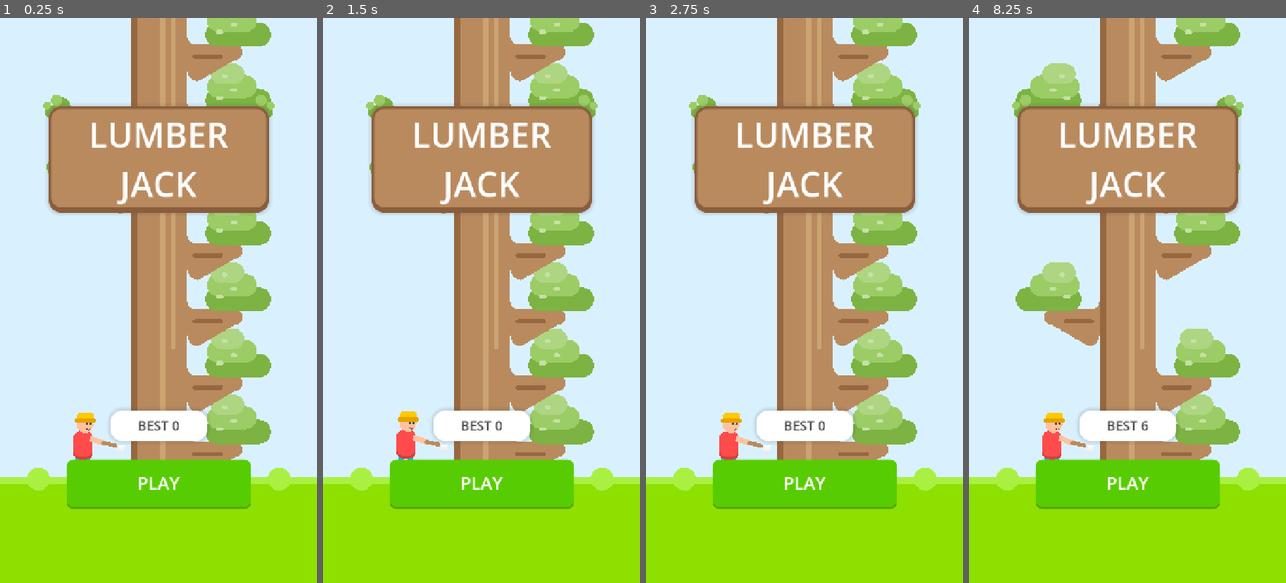
Above: before the commit, frames 1-4 (left to right).
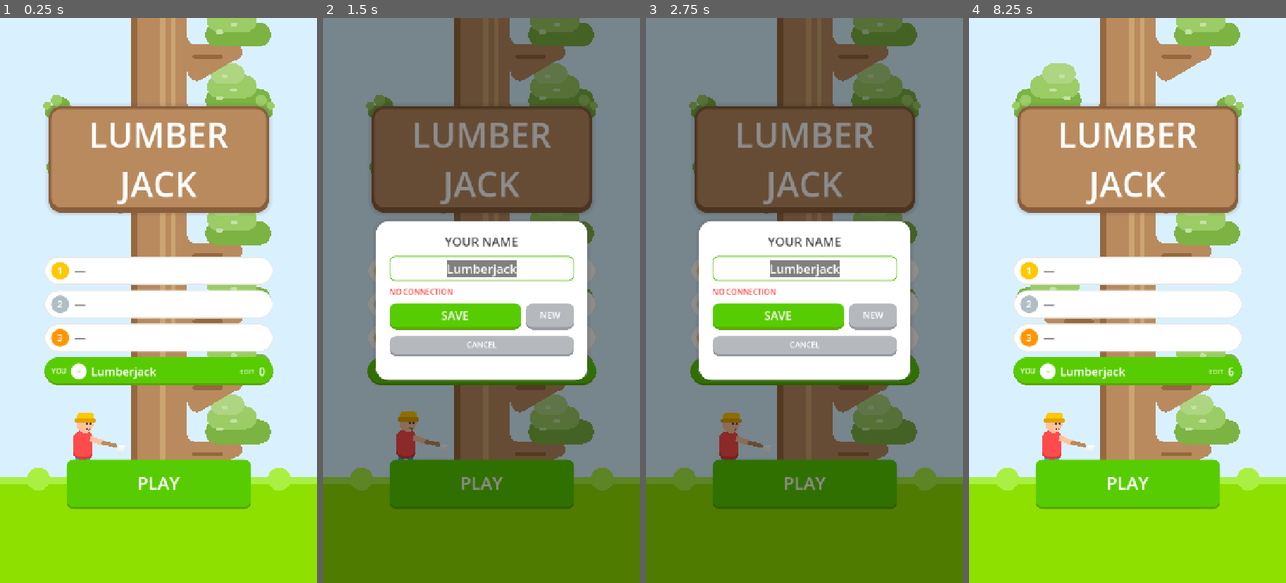
Above: after the commit, the same moments.

Repository: spr021/lumber-jack
Game: Godot game, scene res://scenes/menu.tscn
Two runs of this game, one before a commit and one after it. Both use one fixed random seed, a clock stepped at 60 frames per second and the inputs below.
Inputs (mouse positions are in pixels of both pictures, inside the frame that each line leads up to):
- Up to frame 1 (0.25 s): no input
- Up to frame 2 (1.5 s): click (481, 368) at 0.52 s; click (456, 300) at 1.25 s, where only the run after the commit has a clickable "SAVE"
- Up to frame 3 (2.75 s): click (779, 317) at 2 s, where only the run after the commit has a clickable "SAVE"
- Up to frame 4 (8.25 s): click (1127, 345) at 2.75 s, where only the run after the commit has a clickable "CANCEL"; click "PLAY" at 3.5 s; tap Enter (ui_accept) at 4.25, 4.52, 5.27, 6.77, 7.25, 7.52 s; move the mouse to (1197, 272) at 4.27 s; hold Right (ui_right) 4.28-5.03 s; click (1197, 272) at 4.42 s; move the mouse to (1064, 328) at 5.02 s; hold Left (ui_left) 5.03-5.78 s; click (1064, 328) at 5.17 s; move the mouse to (1159, 176) at 5.77 s; hold Right (ui_right) 5.78-7.28 s; click (1159, 176) at 5.92 s; move the mouse to (1111, 413) at 6.52 s; click (1111, 413) at 6.67 s; move the mouse to (1222, 385) at 7.27 s; hold Left (ui_left) 7.28-8 s; click (1222, 385) at 7.42 s; click "MENU" at 8 s

The runs differ from the first frame. In frame 1, 15% of the frame differs, in the area x 14-87%, y 42-75%; in frame 2, 100%, in the area x 0-100%, y 0-100%; in frame 3, 100%; in frame 4, 15%.

Commit message:
feat: online leaderboard via Supabase — device identity, top-3 pills on menu, unique auto-assigned names

Diff:
--- a/project.godot
+++ b/project.godot
@@ -15,6 +15,10 @@
 config/features=PackedStringArray("4.4", "Mobile")
 config/icon="res://icon.png"
 
+[autoload]
+
+Scores="*res://scripts/scores_api.gd"
+
 [display]
 
 window/size/viewport_width=720
@@ -29,5 +33,5 @@
 [rendering]
 
 renderer/rendering_method="mobile"
+textures/vram_compression/import_etc2_astc=true
 renderer/rendering_method.android="gl_compatibility"
-textures/vram_compression/import_etc2_astc=true
--- a/scenes/menu.tscn
+++ b/scenes/menu.tscn
@@ -1,14 +1,6 @@
-[gd_scene load_steps=8 format=3]
+[gd_scene load_steps=7 format=3 uid="uid://c5kott351hbex"]
 
-[ext_resource type="Script" path="res://scripts/menu.gd" id="1_menu"]
-
-[sub_resource type="LabelSettings" id="LabelSettings_title"]
-font_size = 78
-font_color = Color(1, 1, 1, 1)
-
-[sub_resource type="LabelSettings" id="LabelSettings_best"]
-font_size = 30
-font_color = Color(0.294, 0.294, 0.294, 1)
+[ext_resource type="Script" uid="uid://bjegehg8sn7ek" path="res://scripts/menu.gd" id="1_menu"]
 
 [sub_resource type="StyleBoxFlat" id="StyleBox_sign"]
 bg_color = Color(0.725, 0.541, 0.369, 1)
@@ -24,23 +16,19 @@
 shadow_color = Color(0.294, 0.294, 0.294, 0.18)
 shadow_size = 10
 
-[sub_resource type="StyleBoxFlat" id="StyleBox_card"]
-bg_color = Color(1, 1, 1, 1)
-corner_radius_top_left = 28
-corner_radius_top_right = 28
-corner_radius_bottom_right = 28
-corner_radius_bottom_left = 28
-shadow_color = Color(0.294, 0.294, 0.294, 0.18)
-shadow_size = 10
+[sub_resource type="LabelSettings" id="LabelSettings_title"]
+font_size = 78
+
+[sub_resource type="StyleBoxEmpty" id="StyleBox_focus"]
 
 [sub_resource type="StyleBoxFlat" id="StyleBox_btn"]
 bg_color = Color(0.345, 0.8, 0.008, 1)
+border_width_bottom = 6
+border_color = Color(0.345, 0.655, 0, 1)
 corner_radius_top_left = 16
 corner_radius_top_right = 16
 corner_radius_bottom_right = 16
 corner_radius_bottom_left = 16
-border_width_bottom = 6
-border_color = Color(0.345, 0.655, 0, 1)
 
 [sub_resource type="StyleBoxFlat" id="StyleBox_btn_pressed"]
 bg_color = Color(0.345, 0.655, 0, 1)
@@ -49,14 +37,13 @@
 corner_radius_bottom_right = 16
 corner_radius_bottom_left = 16
 
-[sub_resource type="StyleBoxEmpty" id="StyleBox_focus"]
-
 [node name="Menu" type="Node2D"]
 script = ExtResource("1_menu")
 
 [node name="UI" type="CanvasLayer" parent="."]
 
 [node name="TitleCard" type="Panel" parent="UI"]
+anchors_preset = 5
 anchor_left = 0.5
 anchor_right = 0.5
 offset_left = -250.0
@@ -67,41 +54,19 @@
 theme_override_styles/panel = SubResource("StyleBox_sign")
 
 [node name="Title" type="Label" parent="UI/TitleCard"]
-anchors_preset = 15
+layout_mode = 0
 anchor_right = 1.0
 anchor_bottom = 1.0
 grow_horizontal = 2
 grow_vertical = 2
-label_settings = SubResource("LabelSettings_title")
 text = "LUMBER
 JACK"
-horizontal_alignment = 1
-vertical_alignment = 1
-
-[node name="BestPanel" type="Panel" parent="UI"]
-anchor_left = 0.5
-anchor_top = 1.0
-anchor_right = 0.5
-anchor_bottom = 1.0
-offset_left = -110.0
-offset_top = -392.0
-offset_right = 110.0
-offset_bottom = -322.0
-mouse_filter = 2
-theme_override_styles/panel = SubResource("StyleBox_card")
-
-[node name="BestLabel" type="Label" parent="UI/BestPanel"]
-anchors_preset = 15
-anchor_right = 1.0
-anchor_bottom = 1.0
-grow_horizontal = 2
-grow_vertical = 2
-label_settings = SubResource("LabelSettings_best")
-text = "BEST 0"
+label_settings = SubResource("LabelSettings_title")
 horizontal_alignment = 1
 vertical_alignment = 1
 
 [node name="PlayButton" type="Button" parent="UI"]
+anchors_preset = 7
 anchor_left = 0.5
 anchor_top = 1.0
 anchor_right = 0.5
@@ -113,8 +78,8 @@
 theme_override_colors/font_color = Color(1, 1, 1, 1)
 theme_override_colors/font_pressed_color = Color(1, 1, 1, 1)
 theme_override_font_sizes/font_size = 40
-theme_override_styles/normal = SubResource("StyleBox_btn")
+theme_override_styles/focus = SubResource("StyleBox_focus")
 theme_override_styles/hover = SubResource("StyleBox_btn")
 theme_override_styles/pressed = SubResource("StyleBox_btn_pressed")
-theme_override_styles/focus = SubResource("StyleBox_focus")
+theme_override_styles/normal = SubResource("StyleBox_btn")
 text = "PLAY"
--- a/scripts/main.gd
+++ b/scripts/main.gd
@@ -269,6 +269,11 @@
 	if score > best:
 		best = score
 		_save_best(best)
+	# Upload the run to the online leaderboard. Guarded: the headless rules
+	# test runs without the autoload present.
+	var scores := get_node_or_null("/root/Scores")
+	if scores:
+		scores.submit(score)
 
 
 func _show_game_over() -> void:
--- a/scripts/menu.gd
+++ b/scripts/menu.gd
@@ -8,13 +8,27 @@
 ## The game starts only through the PLAY button.
 
 const G := preload("res://scripts/main.gd")
+const S := preload("res://scripts/scores_api.gd")
+
+# --- online leaderboard (all UI built in code, see bottom section) ---
+var scores_api: Node = null
+var board_top: Array = []
+var board_me: Dictionary = {}
+var board_group: Control
+var top_name_labels: Array[Label] = []
+var top_score_labels: Array[Label] = []
+var me_rank_label: Label
+var me_name_label: Label
+var me_score_label: Label
+var name_dialog: Control
+var name_edit: LineEdit
+var name_hint: Label
 
 var best := 0
 var elapsed := 0.0
 var segments: Array = []
 
 @onready var title_card: Panel = $UI/TitleCard
-@onready var best_label: Label = $UI/BestPanel/BestLabel
 @onready var play_button: Button = $UI/PlayButton
 
 
@@ -22,9 +36,9 @@
 	# Harness first: it seeds the RNG that _build_tree consumes.
 	_setup_debug_harness()
 	best = _load_best()
-	best_label.text = "BEST %d" % best
 	play_button.pressed.connect(_on_play_pressed)
 	_build_tree()
+	_setup_leaderboard()
 
 
 func _build_tree() -> void:
@@ -268,3 +282,358 @@
 			var a: float = arc[1] + (arc[2] - arc[1]) * i / seg
 			pts.append(arc[0] + Vector2.from_angle(a) * r)
 	return pts
+
+
+# ------------------------------------------------------------- leaderboard ---
+# Top-3 card between the title sign and BEST, plus a tappable "YOU" row that
+# opens the rename dialog. The Scores autoload handles device identity and
+# all HTTP; this section is display only.
+
+func _setup_leaderboard() -> void:
+	scores_api = get_node_or_null("/root/Scores")
+	_build_board()
+	_build_name_dialog()
+	if scores_api:
+		scores_api.leaderboard_loaded.connect(_on_leaderboard_loaded)
+		_refresh_board()
+		scores_api.retry_pending()
+		scores_api.fetch_leaderboard()
+
+
+func _on_leaderboard_loaded(ok: bool, data: Dictionary) -> void:
+	if not ok:
+		return  # keep whatever is on screen; offline shows placeholders
+	board_top = data.get("top", [])
+	var me: Variant = data.get("me")
+	board_me = me if me is Dictionary else {}
+	_refresh_board()
+
+
+func _build_board() -> void:
+	# No enclosing card: a floating header, three slim white pills for the
+	# top 3 and a green pill for this device, all hovering over the world.
+	# Bottom sits above the lumberjack so he stays fully visible on the grass.
+	board_group = Control.new()
+	board_group.anchor_left = 0.5
+	board_group.anchor_right = 0.5
+	board_group.anchor_top = 1.0
+	board_group.anchor_bottom = 1.0
+	board_group.offset_left = -260.0
+	board_group.offset_top = -768.0
+	board_group.offset_right = 260.0
+	board_group.offset_bottom = -420.0
+	board_group.mouse_filter = Control.MOUSE_FILTER_IGNORE
+	$UI.add_child(board_group)
+
+	var rows := VBoxContainer.new()
+	rows.set_anchors_preset(Control.PRESET_FULL_RECT)
+	rows.alignment = BoxContainer.ALIGNMENT_CENTER
+	rows.add_theme_constant_override("separation", 12)
+	rows.mouse_filter = Control.MOUSE_FILTER_IGNORE
+	board_group.add_child(rows)
+
+	for i in 3:
+		rows.add_child(_top_pill(i))
+
+	rows.add_child(_you_pill())
+
+
+func _top_pill(place: int) -> Panel:
+	var pill := Panel.new()
+	pill.custom_minimum_size = Vector2(0.0, 64.0)
+	pill.mouse_filter = Control.MOUSE_FILTER_IGNORE
+	pill.add_theme_stylebox_override("panel", _pill_style())
+
+	var row := HBoxContainer.new()
+	row.set_anchors_preset(Control.PRESET_FULL_RECT)
+	row.offset_left = 16.0
+	row.offset_right = -18.0
+	row.add_theme_constant_override("separation", 12)
+	row.mouse_filter = Control.MOUSE_FILTER_IGNORE
+	pill.add_child(row)
+
+	var medal := Panel.new()
+	medal.custom_minimum_size = Vector2(40.0, 40.0)
+	medal.size_flags_vertical = Control.SIZE_SHRINK_CENTER
+	medal.mouse_filter = Control.MOUSE_FILTER_IGNORE
+	var medal_style := StyleBoxFlat.new()
+	medal_style.bg_color = _medal_color(place)
+	medal_style.set_corner_radius_all(20.0)
+	medal.add_theme_stylebox_override("panel", medal_style)
+	row.add_child(medal)
+
+	var number := _board_label(str(place + 1), 22, Color.WHITE)
+	number.horizontal_alignment = HORIZONTAL_ALIGNMENT_CENTER
+	medal.add_child(number)
+	number.set_anchors_preset(Control.PRESET_FULL_RECT)
+
+	var name_label := _board_label("—", 26, G.UI_TEXT)
+	name_label.size_flags_horizontal = Control.SIZE_EXPAND_FILL
+	name_label.clip_text = true
+	row.add_child(name_label)
+
+	var score_label := _board_label("", 26, G.UI_GREY_D)
+	score_label.horizontal_alignment = HORIZONTAL_ALIGNMENT_RIGHT
+	row.add_child(score_label)
+
+	top_name_labels.append(name_label)
+	top_score_labels.append(score_label)
+	return pill
+
+
+func _you_pill() -> Button:
+	var pill := Button.new()
+	pill.custom_minimum_size = Vector2(0.0, 64.0)
+	pill.focus_mode = Control.FOCUS_NONE
+	pill.mouse_filter = Control.MOUSE_FILTER_STOP
+	pill.pressed.connect(_open_name_dialog)
+	pill.add_theme_stylebox_override("normal", _you_style())
+	pill.add_theme_stylebox_override("hover", _you_style())
+	pill.add_theme_stylebox_override("focus", StyleBoxEmpty.new())
+	var pressed := _you_style()
+	pressed.bg_color = G.BAR_GREEN_D
+	pill.add_theme_stylebox_override("pressed", pressed)
+
+	var row := HBoxContainer.new()
+	row.add_theme_constant_override("separation", 10)
+	row.mouse_filter = Control.MOUSE_FILTER_IGNORE
+	pill.add_child(row)
+	# A Button doesn't lay out its children: pin the row to the button rect.
+	row.set_anchors_preset(Control.PRESET_FULL_RECT)
+	row.offset_left = 16.0
+	row.offset_right = -18.0
+
+	row.add_child(_board_label("YOU", 16, Color(1.0, 1.0, 1.0, 0.9)))
+
+	var circle := Panel.new()
+	circle.custom_minimum_size = Vector2(36.0, 36.0)
+	circle.size_flags_vertical = Control.SIZE_SHRINK_CENTER
+	circle.mouse_filter = Control.MOUSE_FILTER_IGNORE
+	var circle_style := StyleBoxFlat.new()
+	circle_style.bg_color = Color.WHITE
+	circle_style.set_corner_radius_all(18.0)
+	circle.add_theme_stylebox_override("panel", circle_style)
+	row.add_child(circle)
+
+	me_rank_label = _board_label("–", 20, G.BAR_GREEN)
+	me_rank_label.horizontal_alignment = HORIZONTAL_ALIGNMENT_CENTER
+	circle.add_child(me_rank_label)
+	me_rank_label.set_anchors_preset(Control.PRESET_FULL_RECT)
+
+	me_name_label = _board_label("—", 26, Color.WHITE)
+	me_name_label.size_flags_horizontal = Control.SIZE_EXPAND_FILL
+	me_name_label.clip_text = true
+	row.add_child(me_name_label)
+
+	row.add_child(_board_label("EDIT", 15, Color(1.0, 1.0, 1.0, 0.75)))
+
+	me_score_label = _board_label("", 26, Color.WHITE)
+	me_score_label.horizontal_alignment = HORIZONTAL_ALIGNMENT_RIGHT
+	row.add_child(me_score_label)
+	return pill
+
+
+func _build_name_dialog() -> void:
+	name_dialog = Control.new()
+	name_dialog.set_anchors_preset(Control.PRESET_FULL_RECT)
+	name_dialog.visible = false
+	$UI.add_child(name_dialog)
+
+	var dim := ColorRect.new()
+	dim.color = Color(0.0, 0.0, 0.0, 0.45)
+	dim.set_anchors_preset(Control.PRESET_FULL_RECT)
+	dim.mouse_filter = Control.MOUSE_FILTER_STOP
+	name_dialog.add_child(dim)
+
+	var card := Panel.new()
+	card.anchor_left = 0.5
+	card.anchor_right = 0.5
+	card.anchor_top = 0.5
+	card.anchor_bottom = 0.5
+	card.offset_left = -240.0
+	card.offset_top = -180.0
+	card.offset_right = 240.0
+	card.offset_bottom = 180.0
+	card.add_theme_stylebox_override("panel", _card_style())
+	name_dialog.add_child(card)
+
+	var box := VBoxContainer.new()
+	box.set_anchors_preset(Control.PRESET_FULL_RECT)
+	box.offset_left = 30.0
+	box.offset_top = 26.0
+	box.offset_right = -30.0
+	box.offset_bottom = -26.0
+	box.add_theme_constant_override("separation", 14)
+	card.add_child(box)
+
+	var title := _board_label("YOUR NAME", 28, G.UI_TEXT)
+	title.horizontal_alignment = HORIZONTAL_ALIGNMENT_CENTER
+	box.add_child(title)
+
+	name_edit = LineEdit.new()
+	name_edit.max_length = S.NAME_MAX
+	name_edit.alignment = HORIZONTAL_ALIGNMENT_CENTER
+	name_edit.placeholder_text = S.DEFAULT_NAME
+	name_edit.custom_minimum_size = Vector2(0.0, 56.0)
+	name_edit.add_theme_font_size_override("font_size", 28)
+	name_edit.add_theme_stylebox_override("normal", _edit_style(false))
+	name_edit.add_theme_stylebox_override("focus", _edit_style(true))
+	name_edit.text_submitted.connect(func(_text: String) -> void: _on_name_save())
+	box.add_child(name_edit)
+
+	name_hint = _board_label("", 17, G.BAR_RED)
+	name_hint.size_flags_horizontal = Control.SIZE_EXPAND_FILL
+	box.add_child(name_hint)
+
+	var buttons := HBoxContainer.new()
+	buttons.add_theme_constant_override("separation", 10)
+	var save := _dialog_button("SAVE", 26, 60.0, true, _on_name_save)
+	save.size_flags_horizontal = Control.SIZE_EXPAND_FILL
+	buttons.add_child(save)
+	var reroll := _dialog_button("NEW", 20, 60.0, false, _on_name_reroll)
+	reroll.custom_minimum_size = Vector2(110.0, 60.0)
+	buttons.add_child(reroll)
+	box.add_child(buttons)
+
+	box.add_child(_dialog_button("CANCEL", 18, 46.0, false, func() -> void:
+		name_dialog.visible = false))
+
+
+func _dialog_button(text: String, font_size: int, height: float, primary: bool,
+		handler: Callable) -> Button:
+	var button := Button.new()
+	button.text = text
+	button.custom_minimum_size = Vector2(0.0, height)
+	button.focus_mode = Control.FOCUS_NONE
+	button.add_theme_font_size_override("font_size", font_size)
+	button.add_theme_color_override("font_color", Color.WHITE)
+	button.add_theme_color_override("font_pressed_color", Color.WHITE)
+	button.add_theme_color_override("font_hover_color", Color.WHITE)
+	if primary:
+		button.add_theme_stylebox_override("normal", _fill_style(G.BAR_GREEN, G.BAR_GREEN_D))
+		button.add_theme_stylebox_override("hover", _fill_style(G.BAR_GREEN, G.BAR_GREEN_D))
+		button.add_theme_stylebox_override("pressed", _fill_style(G.BAR_GREEN_D, G.BAR_GREEN_D))
+	else:
+		button.add_theme_stylebox_override("normal", _fill_style(G.UI_GREY, G.UI_GREY_D))
+		button.add_theme_stylebox_override("hover", _fill_style(G.UI_GREY, G.UI_GREY_D))
+		button.add_theme_stylebox_override("pressed", _fill_style(G.UI_GREY_D, G.UI_GREY_D))
+	button.add_theme_stylebox_override("focus", StyleBoxEmpty.new())
+	button.pressed.connect(handler)
+	return button
+
+
+func _open_name_dialog() -> void:
+	if scores_api:
+		name_edit.text = scores_api.player_name
+	name_hint.visible = false
+	name_dialog.visible = true
+	name_edit.grab_focus()
+	name_edit.select_all()
+
+
+func _on_name_save() -> void:
+	if scores_api == null:
+		name_dialog.visible = false
+		return
+	name_hint.visible = false
+	var status: String = await scores_api.update_name(name_edit.text)
+	match status:
+		"ok":
+			name_dialog.visible = false
+			_refresh_board()
+			scores_api.fetch_leaderboard()
+		"taken":
+			name_hint.text = "NAME TAKEN — TRY ANOTHER"
+			name_hint.visible = true
+		_:
+			name_hint.text = "NO CONNECTION"
+			name_hint.visible = true
+
+
+func _on_name_reroll() -> void:
+	if scores_api == null:
+		return
+	var suggested: String = await scores_api.suggest_name()
+	if suggested != "":
+		name_edit.text = suggested
+
+
+func _refresh_board() -> void:
+	for i in top_name_labels.size():
+		if i < board_top.size() and board_top[i] is Dictionary:
+			var entry: Dictionary = board_top[i]
+			top_name_labels[i].text = str(entry.get("name", "—"))
+			top_score_labels[i].text = str(int(entry.get("score", 0)))
+		else:
+			top_name_labels[i].text = "—"
+			top_score_labels[i].text = ""
+	var display_name: String = scores_api.player_name if scores_api else S.DEFAULT_NAME
+	me_name_label.text = display_name
+	# score/rank are null until this device's first submitted run
+	var me_rank: Variant = board_me.get("rank")
+	var me_score: Variant = board_me.get("score")
+	me_rank_label.text = str(int(me_rank)) if me_rank != null else "–"
+	me_score_label.text = str(int(me_score)) if me_score != null else str(best)
+
+
+func _board_label(text: String, font_size: int, color: Color) -> Label:
+	var label := Label.new()
+	label.text = text
+	label.mouse_filter = Control.MOUSE_FILTER_IGNORE
+	label.add_theme_font_size_override("font_size", font_size)
+	label.add_theme_color_override("font_color", color)
+	label.vertical_alignment = VERTICAL_ALIGNMENT_CENTER
+	return label
+
+
+func _medal_color(place: int) -> Color:
+	if place == 0:
+		return G.HAT  # gold
+	if place == 1:
+		return Color("b0bec5")  # silver
+	return G.CHIP2  # bronze
+
+
+func _pill_style() -> StyleBoxFlat:
+	var style := StyleBoxFlat.new()
+	style.bg_color = Color.WHITE
+	style.set_corner_radius_all(32.0)
+	style.set_border_width_all(2)
+	style.border_color = Color("e5e5e5")
+	return style
+
+
+func _you_style() -> StyleBoxFlat:
+	var style := StyleBoxFlat.new()
+	style.bg_color = G.BAR_GREEN
+	style.set_corner_radius_all(32.0)
+	style.border_width_bottom = 5
+	style.border_color = G.BAR_GREEN_D
+	return style
+
+
+func _card_style() -> StyleBoxFlat:
+	var style := StyleBoxFlat.new()
+	style.bg_color = Color.WHITE
+	style.set_corner_radius_all(28)
+	style.shadow_color = Color(0.294, 0.294, 0.294, 0.18)
+	style.shadow_size = 10
+	return style
+
+
+func _fill_style(bg: Color, edge: Color) -> StyleBoxFlat:
+	var style := StyleBoxFlat.new()
+	style.bg_color = bg
+	style.set_corner_radius_all(16)
+	style.border_width_bottom = 6
+	style.border_color = edge
+	return style
+
+
+func _edit_style(focused: bool) -> StyleBoxFlat:
+	var style := StyleBoxFlat.new()
+	style.bg_color = Color.WHITE
+	style.set_corner_radius_all(12)
+	style.set_border_width_all(2)
+	style.border_color = G.BAR_GREEN if focused else G.UI_GREY
+	return style
--- /dev/null
+++ b/scripts/scores_api.gd
@@ -0,0 +1,172 @@
+extends Node
+## Online leaderboard client — talks to the Supabase PostgREST API over a
+## plain HTTPRequest, so it needs no addon and survives the addons-free
+## export flow. Identity is device-based (a generated UUID), not accounts:
+## one name per device, one best score per device. The publishable key is
+## safe to ship; all writes go through server-side RPCs that validate input.
+
+signal leaderboard_loaded(ok: bool, data: Dictionary)
+
+const G := preload("res://scripts/main.gd")
+
+const SUPABASE_URL := "https://jckjbflijtwownhnewgz.supabase.co"
+const API_KEY := "sb_publishable_0b2QHyYkpR_aIwCQ4aXf4A_RI4_cQ40"
+const SAVE_PATH := "user://lumberjack_online.cfg"
+const DEFAULT_NAME := "Lumberjack"
+const NAME_MAX := 16
+const REQUEST_TIMEOUT := 5.0
+
+var device_id := ""
+var player_name := DEFAULT_NAME
+var pending_best := false  # a best that failed to upload; retried on next boot
+# True while a rename failed to reach the server: the local name wins and is
+# carried by the next submit instead of being overwritten by fetches.
+var name_dirty := false
+
+
+func _ready() -> void:
+	_load_local()
+
+
+## Submit a finished run. Fire-and-forget; if the upload fails the run's
+## device stays flagged and retry_pending() re-uploads the local best when
+## the menu next opens.
+func submit(score: int) -> void:
+	if score <= 0:
+		return
+	var res: Dictionary = await _rpc("submit_score", {
+		"p_device_id": device_id,
+		# Empty = "you pick": the server assigns/keeps the generated alias.
+		"p_name": "" if player_name == DEFAULT_NAME else player_name,
+		"p_score": score,
+	})
+	if res.has("best"):
+		if pending_best:
+			pending_best = false
+			_save_local()
+	else:
+		pending_best = true
+		_save_local()
+
+
+## Re-upload the local best after a failed submit (e.g. the run was played
+## offline). Called when the menu opens.
+func retry_pending() -> void:
+	if not pending_best:
+		return
+	var best := _local_best()
+	if best > 0:
+		submit(best)
+
+
+## Store a new display name locally and sync it to the server immediately.
+## Returns "ok", "taken" (someone else owns that name) or "error" (offline).
+func update_name(new_name: String) -> String:
+	player_name = _sanitize_name(new_name)
+	_save_local()
+	var res: Dictionary = await _rpc("update_name", {
+		"p_device_id": device_id,
+		"p_name": player_name,
+	})
+	if res.has("name"):
+		name_dirty = false
+		var confirmed := _sanitize_name(str(res["name"]))
+		if confirmed != player_name:
+			player_name = confirmed
+			_save_local()
+		return "ok"
+	if res.has("error"):
+		return "taken"
+	name_dirty = true
+	return "error"
+
+
+## Ask the server for a fresh generated alias (no write) for the NEW button.
+func suggest_name() -> String:
+	var res: Dictionary = await _rpc("suggest_name", {})
+	return str(res["name"]) if res.has("name") else ""
+
+
+## One round trip: top 3 + this device's entry and rank. The server also
+## assigns a generated alias to unseen devices, so adopt it as our name.
+func fetch_leaderboard() -> void:
+	var res: Dictionary = await _rpc("get_leaderboard", {"p_device_id": device_id})
+	if res.has("top"):
+		var me: Variant = res.get("me")
+		var server_name: Variant = me.get("name") if me is Dictionary else null
+		if server_name is String and server_name != "" \
+				and not name_dirty and str(server_name) != player_name:
+			player_name = _sanitize_name(str(server_name))
+			_save_local()
+	var ok := res.has("top")
+	leaderboard_loaded.emit(ok, res if ok else {})
+
+
+func _rpc(func_name: String, payload: Dictionary) -> Dictionary:
+	var http := HTTPRequest.new()
+	http.timeout = REQUEST_TIMEOUT
+	add_child(http)
+	var headers := PackedStringArray([
+		"Content-Type: application/json",
+		"apikey: " + API_KEY,
+		"Authorization: Bearer " + API_KEY,
+	])
+	var url := "%s/rest/v1/rpc/%s" % [SUPABASE_URL, func_name]
+	var err := http.request(url, headers, HTTPClient.METHOD_POST, JSON.stringify(payload))
+	if err != OK:
+		http.queue_free()
+		return {}
+	var result: Array = await http.request_completed
+	http.queue_free()
+	if result[1] < 200 or result[1] >= 300:
+		return {}
+	var parsed: Variant = JSON.parse_string(result[3].get_string_from_utf8())
+	return parsed if parsed is Dictionary else {}
+
+
+func _load_local() -> void:
+	var config := ConfigFile.new()
+	if config.load(SAVE_PATH) == OK:
+		device_id = str(config.get_value("player", "device_id", ""))
+		player_name = str(config.get_value("player", "name", DEFAULT_NAME))
+		pending_best = bool(config.get_value("player", "pending_best", false))
+		name_dirty = bool(config.get_value("player", "name_dirty", false))
+	if device_id.is_empty():
+		device_id = _make_uuid()
+	player_name = _sanitize_name(player_name)
+	_save_local()
+
+
+func _save_local() -> void:
+	# Own config file: main.gd's _save_best rewrites its file from scratch,
+	# so sharing one would clobber whichever side wrote last.
+	var config := ConfigFile.new()
+	config.set_value("player", "device_id", device_id)
+	config.set_value("player", "name", player_name)
+	config.set_value("player", "pending_best", pending_best)
+	config.set_value("player", "name_dirty", name_dirty)
+	config.save(SAVE_PATH)
+
+
+func _sanitize_name(raw: String) -> String:
+	var clean := raw.strip_edges().substr(0, NAME_MAX)
+	return clean if clean != "" else DEFAULT_NAME
+
+
+func _local_best() -> int:
+	var config := ConfigFile.new()
+	if config.load(G.SAVE_PATH) == OK:
+		return int(config.get_value("game", "best", 0))
+	return 0
+
+
+func _make_uuid() -> String:
+	var crypto := Crypto.new()
+	var bytes := crypto.generate_random_bytes(16)
+	bytes[6] = (bytes[6] & 0x0f) | 0x40  # version 4
+	bytes[8] = (bytes[8] & 0x3f) | 0x80  # RFC 4122 variant
+	var hex := bytes.hex_encode()
+	return "%s-%s-%s-%s-%s" % [
+		hex.substr(0, 8), hex.substr(8, 4), hex.substr(12, 4),
+		hex.substr(16, 4), hex.substr(20, 12),
+	]
Not shown, added: scripts/scores_api.gd.uid
